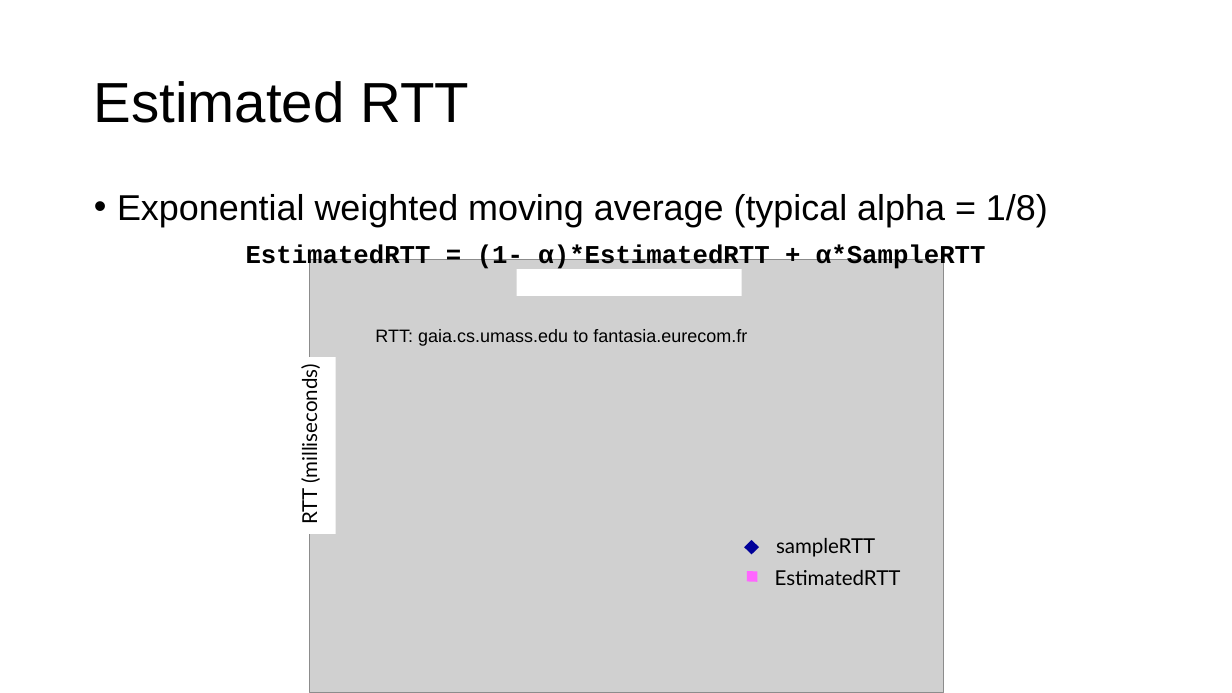
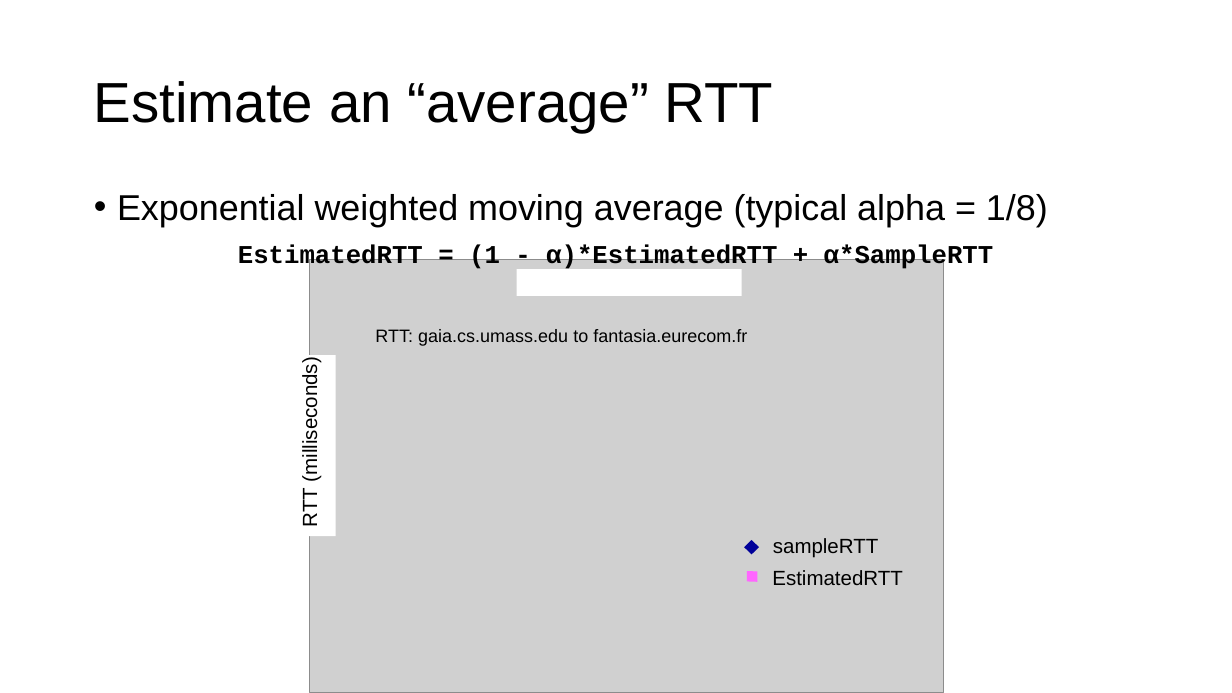
Before and after one commit to ngsrinivas/coursegen, a slide deck: slide 32 of ex/352-S21/staging/352-S21/lectures/transport-tcp-congestion-control-2.pptx (slide 24 before the commit). Drawn at 1232x693 pixels with LibreOffice and Linux fonts; fonts in the diff are those of the drawing; grey boxes stand for pictures. Boxes give left, top, right and bottom in pixels: in the first picture for what was removed or moved away, otherwise in the second. Text is boxed around its words. In the diff, an @@ line names an element or a change of style, - is before the commit and + after.

```diff
--- a/ex/352-S21/staging/352-S21/lectures/transport-tcp-congestion-control-2.pptx
+++ b/ex/352-S21/staging/352-S21/lectures/transport-tcp-congestion-control-2.pptx
@@ title at box(94, 81, 774, 132): text changed @@
-Estimated RTT
+Estimate an “average” RTT
@@ text at box(238, 244, 994, 271): spaces changed @@
-EstimatedRTT = (1- α)*EstimatedRTT + α*SampleRTT
+EstimatedRTT = (1 - α)*EstimatedRTT + α*SampleRTT
@@ font Lato to Arial in 3 elements at box(292, 355, 335, 536), box(772, 570, 902, 585), box(773, 538, 878, 558) @@
```
Also in this commit, not shown: 9 other slides changed, 20 slides added, 8 slides removed, 2 other files.
